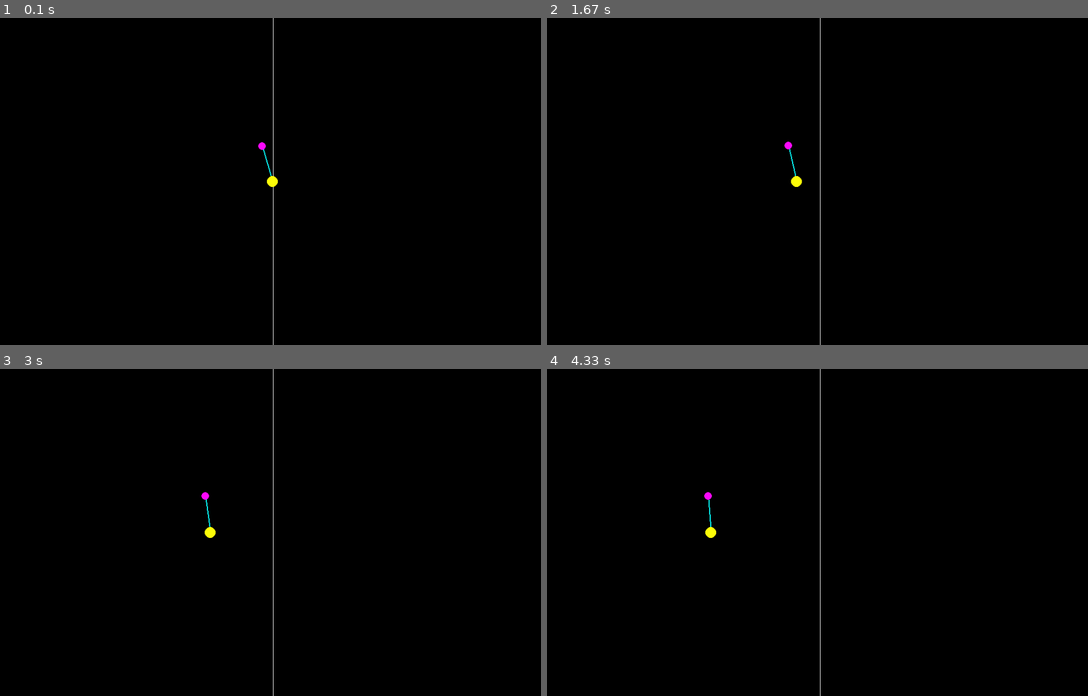
Above: before the commit, frames 1-4 (two rows, left to right).
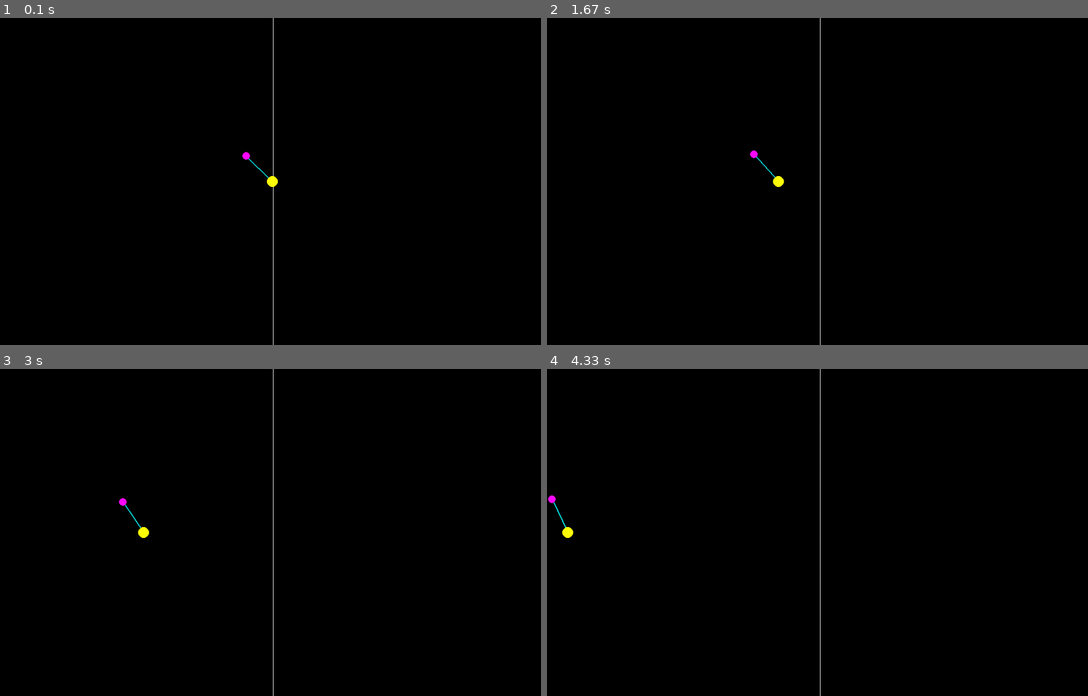
Above: after the commit, the same moments.

Repository: troncosoae/tareas-ctrl-intel
Game: pygame game, started from t3_v2/main.py
Two runs of this game, one before a commit and one after it. Both use one fixed random seed, a clock stepped at 60 frames per second and the inputs below.
Inputs:
- Up to frame 1 (0.1 s): no input
- Up to frame 2 (1.67 s): no input
- Up to frame 3 (3 s): no input
- Up to frame 4 (4.33 s): no input

The runs differ from the first frame. In frame 1, 0.1% of the frame differs, in the area x 44-51%, y 37-50%; in frame 2, 0.2%, in the area x 37-48%, y 37-52%; in frame 3, 0.2%; in frame 4, 0.2%.

Commit message:
lqr submodels

Diff:
--- a/t3_v2/ControlBoxes.py
+++ b/t3_v2/ControlBoxes.py
@@ -1,3 +1,5 @@
+import numpy as np
+
 from Simulation import SimulationBox
 
 
@@ -47,3 +49,36 @@
             u += self.K[k]*input_values[k]
 
         return {self.man_v_name: u}
+
+
+class LQRSubmodelController(SimulationBox):
+
+    def __init__(self, key, inputs_keys, man_v_name, K1, K2, K3):
+        SimulationBox.__init__(
+            self, key, inputs_keys, [man_v_name])
+        self.man_v_name = man_v_name
+
+        self.K1 = K1
+        self.K2 = K2
+        self.K3 = K3
+
+    def advance(self, input_values):
+        super().advance(input_values)
+
+        K = self.K1
+        if (np.abs(input_values['theta']) > np.pi/8 and
+                np.abs(input_values['theta_dot']) < 1.5):
+            print('K2')
+            K = self.K2
+        elif (np.abs(input_values['theta']) <= np.pi/8 and
+                np.abs(input_values['theta_dot']) >= 1.5):
+            K = self.K3
+            print('K3')
+        else:
+            print('K1')
+
+        u = 0
+        for k in self.inputs_keys:
+            u += K[k]*input_values[k]
+
+        return {self.man_v_name: u}
--- a/t3_v2/ModelBoxes.py
+++ b/t3_v2/ModelBoxes.py
@@ -100,24 +100,134 @@
 
         self.state['theta'] += c['Ts']*theta_dot
         self.state['theta_dot'] += c['Ts']*(
+            -c['m']*c['g']/c['M']*theta +
+            1/c['M']*F
+        )
+        self.state['x'] += c['Ts']*x_dot
+        self.state['x_dot'] += c['Ts']*(
             -(c['M'] + c['m'])*c['g']/(c['M']*c['l'])*theta +
             1/(c['M']*c['l'])*F
         )
-        self.state['x'] += c['Ts']*x_dot
-        self.state['x_dot'] += c['Ts']*(
+        self.state['F'] += c['Ts']*(-100*F + 100*u)
+
+        preds = {
+            'theta_pred': self.state['theta'],
+            'theta_dot_pred': self.state['theta_dot'],
+            'x_pred': self.state['x'],
+            'x_dot_pred': self.state['x_dot'],
+            'F_pred': self.state['F']
+        }
+
+        # print(preds)
+
+        return preds
+
+
+class PendulumSubModelsModel(SimulationBox):
+    def __init__(self, key, Ts, **kwargs):
+        SimulationBox.__init__(
+            self, key, ['u', 'theta', 'theta_dot', 'x', 'x_dot', 'F'],
+            ['theta_pred', 'theta_dot_pred', 'x_pred', 'x_dot_pred', 'F_pred'])
+        self.cts = {
+            'Ts': Ts, 'fs': 1/Ts, 'l': 0.67, 'M': 1, 'm': 0.34, 'g': 9.8}
+
+        self.state = {
+            'F': 0,
+            'theta': kwargs.get('theta_0', 0),
+            'theta_dot': kwargs.get('theta_dot_0', 0),
+            'x': kwargs.get('x_0', 0),
+            'x_dot': kwargs.get('x_dot_0', 0),
+        }
+
+    def linear_model1(self, input_values):
+        u = input_values['u']
+        c = self.cts
+        theta = self.state['theta']
+        theta_dot = self.state['theta_dot']
+        x = self.state['x']
+        x_dot = self.state['x_dot']
+        F = self.state['F']
+
+        self.state['theta'] += c['Ts']*theta_dot
+        self.state['theta_dot'] += c['Ts']*(
             -c['m']*c['g']/c['M']*theta +
             1/c['M']*F
         )
-        self.state['F'] += c['Ts']*(-100*F + 100*u)
-
-        preds = {
-            'theta_pred': self.state['theta'],
-            'theta_dot_pred': self.state['theta_dot'],
-            'x_pred': self.state['x'],
-            'x_dot_pred': self.state['x_dot'],
-            'F_pred': self.state['F']
-        }
-
-        # print(preds)
-
-        return preds
+        self.state['x'] += c['Ts']*x_dot
+        self.state['x_dot'] += c['Ts']*(
+            -(c['M'] + c['m'])*c['g']/(c['M']*c['l'])*theta +
+            1/(c['M']*c['l'])*F
+        )
+        self.state['F'] += c['Ts']*(-100*F + 100*u)
+
+        preds = {
+            'theta_pred': self.state['theta'],
+            'theta_dot_pred': self.state['theta_dot'],
+            'x_pred': self.state['x'],
+            'x_dot_pred': self.state['x_dot'],
+            'F_pred': self.state['F']
+        }
+
+        return preds
+
+    def linear_model2(self, input_values):
+
+        theta_0 = np.pi/4
+        theta_dot_0 = 0
+
+        u = input_values['u']
+        c = self.cts
+        theta = self.state['theta']
+        theta_dot = self.state['theta_dot']
+        x = self.state['x']
+        x_dot = self.state['x_dot']
+        F = self.state['F']
+
+        m = c['m']
+        M = c['M']
+        l = c['l']
+        g = c['g']
+
+        self.state['theta'] += c['Ts']*theta_dot
+        self.state['theta_dot'] += c['Ts']*(
+            ((M+m)*c['g']*np.sin(theta_0) +
+             m*l*np.cos(theta_0)*np.sin(theta_0)*theta_dot_0**2
+             )*(-2*m*l*np.cos(theta_0)*np.sin(theta_0))
+            /
+            (m*l*np.cos(theta_0)**2 - (M + m)*l
+             )*theta +
+            (2*m*l*np.cos(theta_0)*np.sin(theta_0)*theta_dot_0)
+            /
+            (m*l*np.cos(theta_0)**2 - (M + m)*l
+             )*theta_dot +
+            1/(M*l)*F
+        )
+        self.state['x'] += c['Ts']*x_dot
+        self.state['x_dot'] += c['Ts']*(
+            (m*np.sin(theta_0)*(l*theta_dot_0**2-g*np.cos(theta_0)))/(
+             M+m-m*l*np.cos(theta_0)**2)*theta +
+            (2*m*l*np.sin(theta_0)*theta_dot_0)/(
+             M+m-m*l*np.cos(theta_0))*theta_dot +
+            1/(M+m+m*l*np.cos(theta_0)**2)*F
+        )
+        self.state['F'] += c['Ts']*(-100*F + 100*u)
+
+        preds = {
+            'theta_pred': self.state['theta'],
+            'theta_dot_pred': self.state['theta_dot'],
+            'x_pred': self.state['x'],
+            'x_dot_pred': self.state['x_dot'],
+            'F_pred': self.state['F']
+        }
+
+        return preds
+
+    def advance(self, input_values):
+        super().advance(input_values)
+
+        if np.abs(input_values['theta']) > np.pi/8:
+            print('linear model 2')
+            return self.linear_model2(input_values)
+        else:
+            print('linear model 1')
+            return self.linear_model1(input_values)
--- a/t3_v2/main.py
+++ b/t3_v2/main.py
@@ -1,18 +1,20 @@
 from Simulation import Simulation, get_close_sim_for_box
 from SystemBoxes import PendulumSystem
 from PygameBoxes import PendulumWindow
-from ControlBoxes import PIDController, LQRController
+from ControlBoxes import PIDController, LQRController, LQRSubmodelController
 from MeasuringBoxes import PlottingMeasurer
-from ModelBoxes import PendulumModel, LinearPendulumModel
+from ModelBoxes import PendulumModel, LinearPendulumModel, \
+    PendulumSubModelsModel
 
 
 if __name__ == "__main__":
 
     Ts = 0.001
+    theta_0 = -0.8
 
     sim = Simulation()
 
-    pendulum_system = PendulumSystem('p_sys', Ts, theta_0=-0.3)
+    pendulum_system = PendulumSystem('p_sys', Ts, theta_0=theta_0)
     pygame_tracker = PendulumWindow(
         'pygame', ['x', 'theta'], 1/Ts, get_close_sim_for_box(sim))
     # pid_controller = PIDController(
@@ -20,15 +22,27 @@
     lqr_controller = LQRController(
         'lqr', ['theta', 'theta_dot', 'F'], 'u',
         {'theta': -29.5, 'theta_dot': -7.20, 'F': 0.107})
+    lqrsubmdl_controller = LQRSubmodelController(
+        'lqr', ['theta', 'theta_dot', 'F'], 'u',
+        {'theta': -29.5, 'theta_dot': -7.20, 'F': 0.107},
+        {'theta': -23.7, 'theta_dot': -6.60, 'F': 0.0987},
+        {'theta': -33.7, 'theta_dot': -7.61, 'F': 0.112})
     # measurer = PlottingMeasurer('meas', ['u', 'theta', 'theta_pred'], Ts)
-    measurer = PlottingMeasurer('meas', ['u', 'theta'], Ts)
-    # pendulum_model = LinearPendulumModel('model', Ts, theta_0=-0.3)
+    measurer = PlottingMeasurer(
+        'meas',
+        [
+            'u', 'theta', 'theta_pred', 'theta_dot', 'theta_dot_pred', 'x',
+            'x_pred', 'F', 'F_pred'],
+        Ts)
+    pendulum_model = PendulumSubModelsModel('model', Ts, theta_0=theta_0)
+    # pendulum_model = LinearPendulumModel('model', Ts, theta_0=theta_0)
     # pendulum_model = PendulumModel('model', Ts, theta_0=-0.29)
 
     sim.add_box(pendulum_system, {'u': 0})
     # sim.add_box(pid_controller, {'ref': 0})
-    sim.add_box(lqr_controller)
-    # sim.add_box(pendulum_model)
+    # sim.add_box(lqr_controller)
+    sim.add_box(lqrsubmdl_controller)
+    sim.add_box(pendulum_model)
     sim.add_box(measurer)
     sim.add_box(pygame_tracker)
 
@@ -36,4 +50,7 @@
 
     pygame_tracker.quit_pygame()
 
-    measurer.plot_values(['theta'])
+    measurer.plot_values([
+        'theta', 'theta_pred', 'x', 'x_pred', 'F', 'F_pred'])
+    measurer.plot_values([
+        'theta', 'theta_pred', 'theta_dot', 'theta_dot_pred'])
